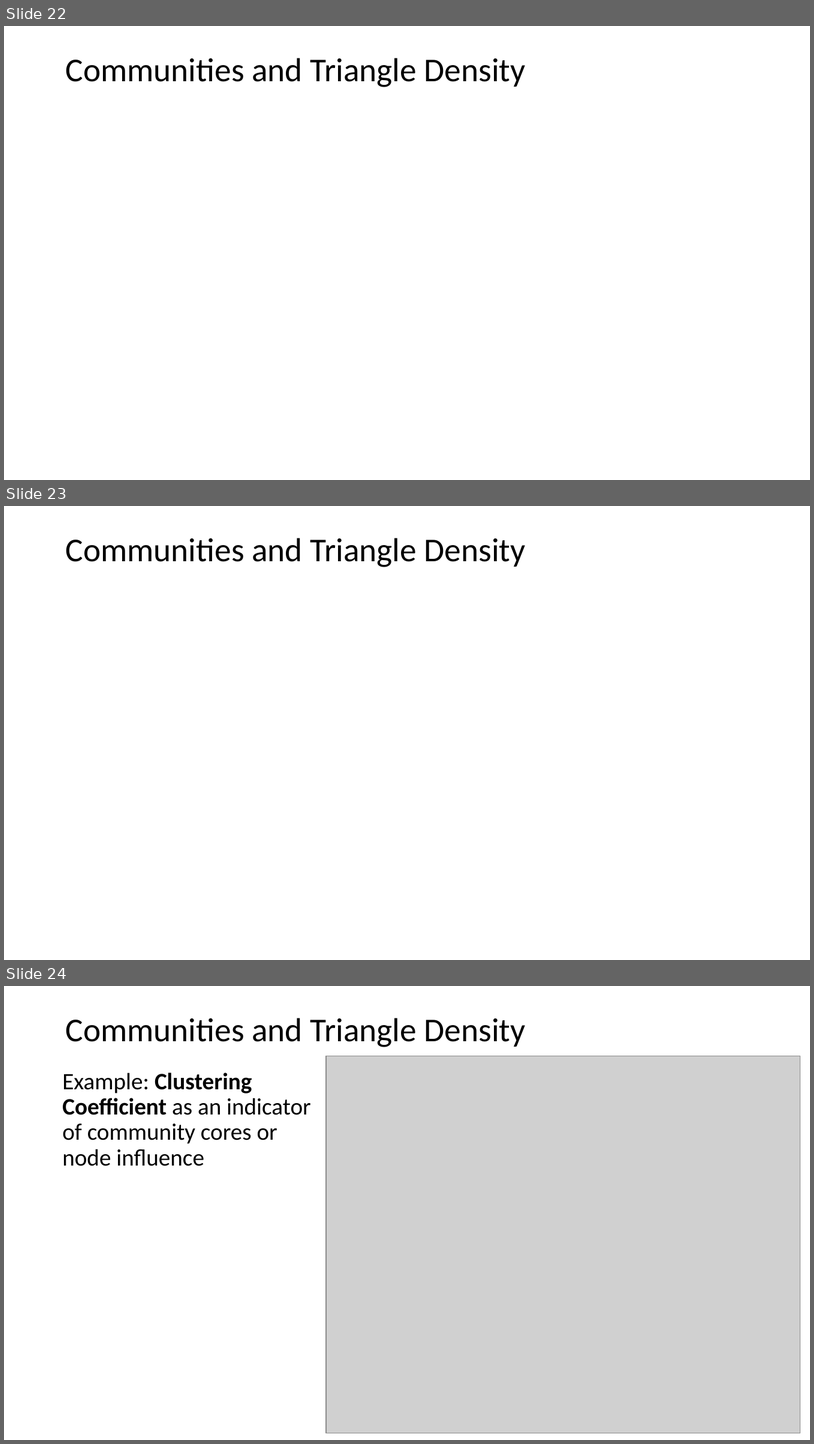
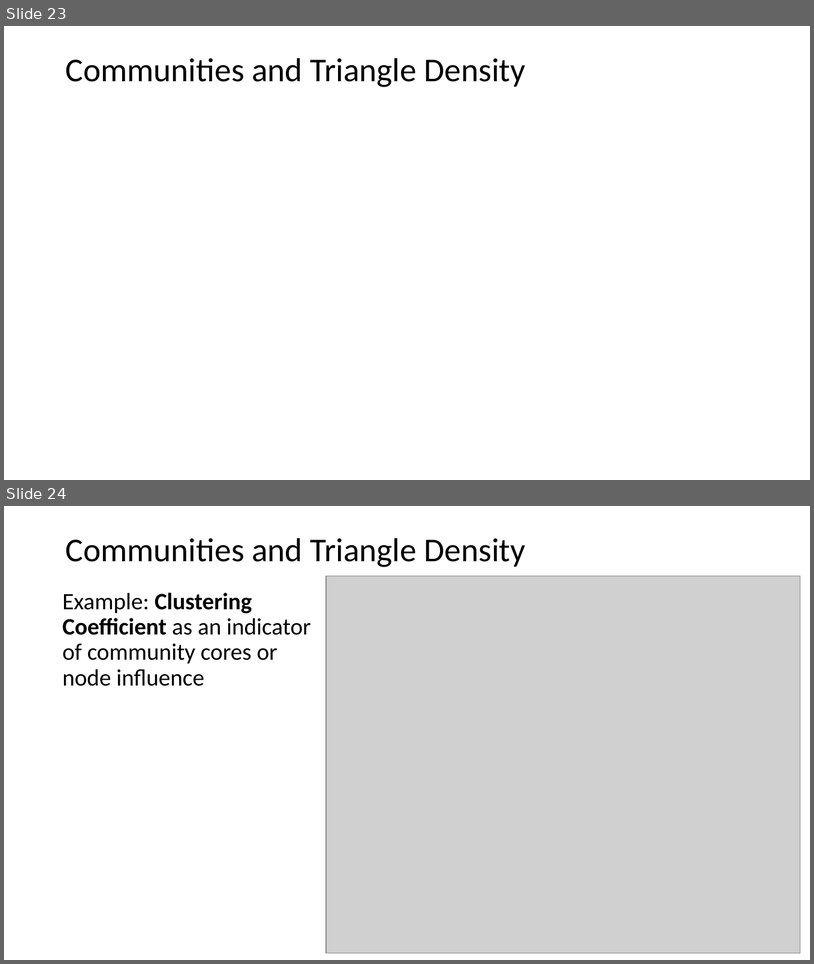
Before and after one commit to StephenElston/CSCI-E-108, a slide deck: slides/8_SocialNetworkAnalysis.pptx. Shown one above the other, each under a label of ours: slides 22, 23 and 24 before the commit, slides 23 and 24 after it. The pictures are 814x1444 and 814x964 pixels, drawn with LibreOffice and Linux fonts; fonts in the diff are those of the drawing; grey boxes stand for pictures. Boxes give left, top, right and bottom in pixels: in the first picture for what was removed or moved away, otherwise in the second. Text is boxed around its words. In the diff, an @@ line names an element or a change of style, - is before the commit and + after.

```diff
--- a/slides/8_SocialNetworkAnalysis.pptx
+++ b/slides/8_SocialNetworkAnalysis.pptx
@@ slide 23 removed at bbox=[4, 506, 810, 960], background #FFFFFF @@
@@ title removed at bbox=[65, 538, 526, 567] @@
-Communities and Triangle Density
@@ what was slide 22 is now slide 23 @@
```
Also in this commit, not shown: 4 slides changed, 1 slide added.
